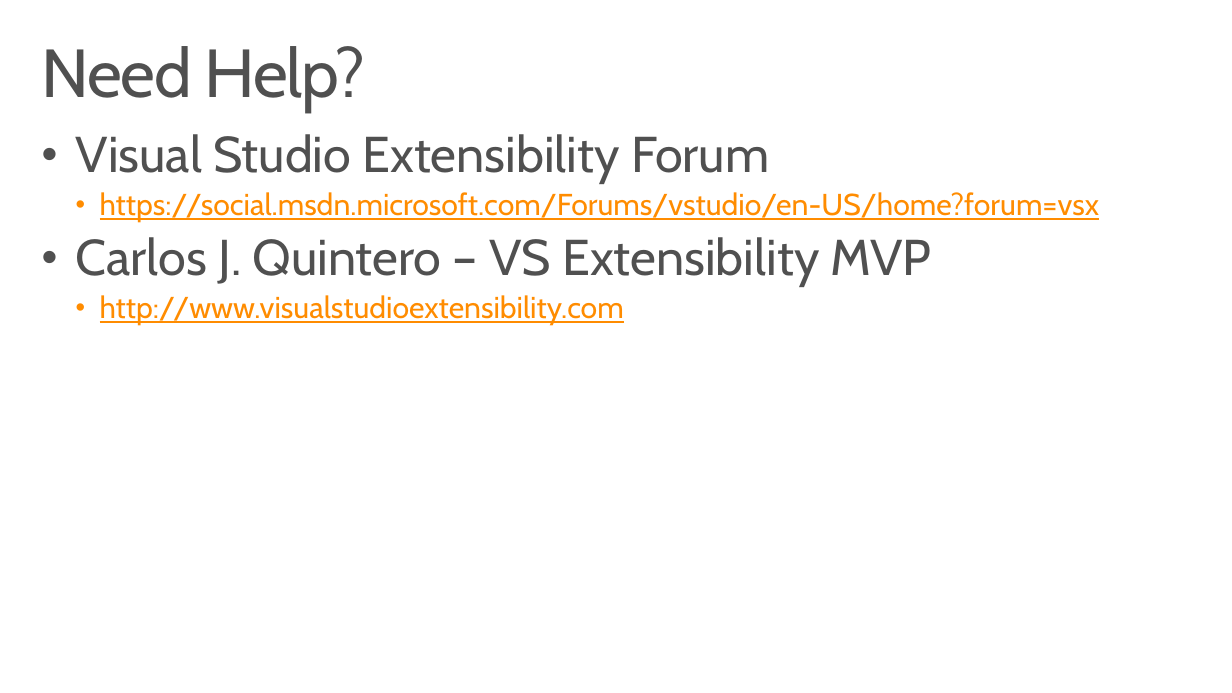
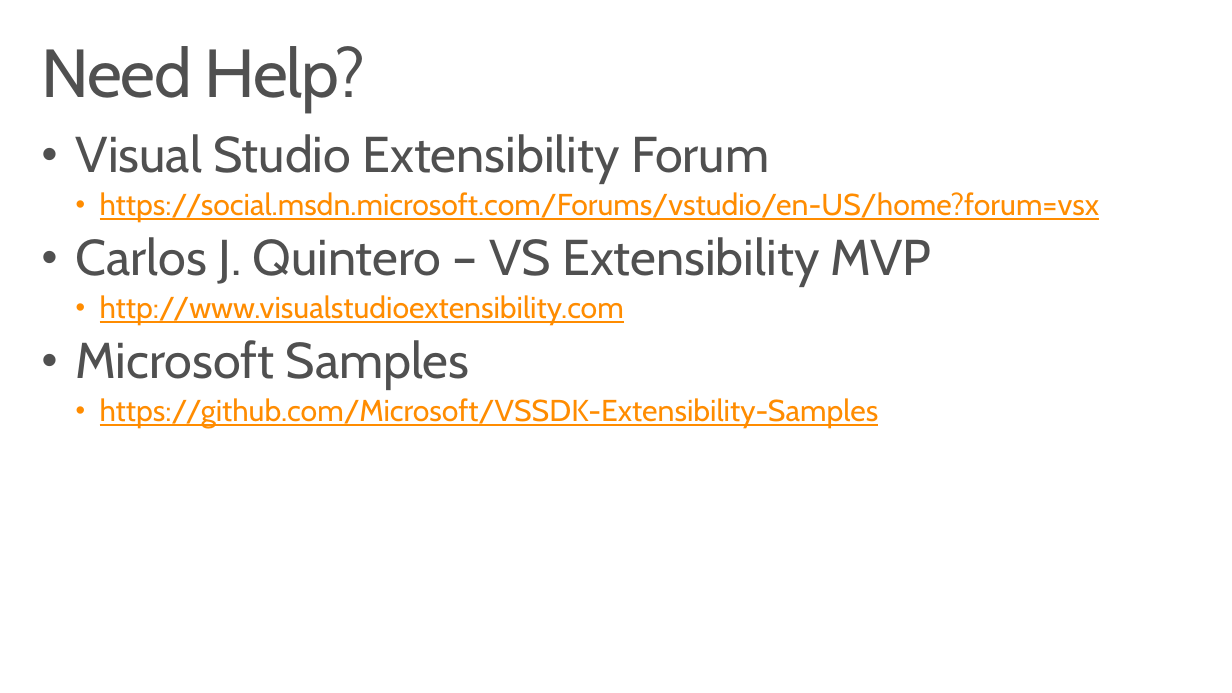
Before and after one commit to jlattimer/ExtendingVisualStudio_Demo, a slide deck: slide 13 of Extending Visual Studio and Making It Work for You.pptx. Drawn at 1232x693 pixels with LibreOffice and Linux fonts; fonts in the diff are those of the drawing. Boxes give left, top, right and bottom in pixels: in the first picture for what was removed or moved away, otherwise in the second. Text is boxed around its words. In the diff, an @@ line names an element or a change of style, - is before the commit and + after.

Commit message:
Added link to MS GitHub samples

```diff
--- a/Extending Visual Studio and Making It Work for You.pptx
+++ b/Extending Visual Studio and Making It Work for You.pptx
@@ text at <box>76,340,879,429</box>: paragraphs added @@
+• Microsoft Samples
+  • https://github.com/Microsoft/VSSDK-Extensibility-Samples
```
